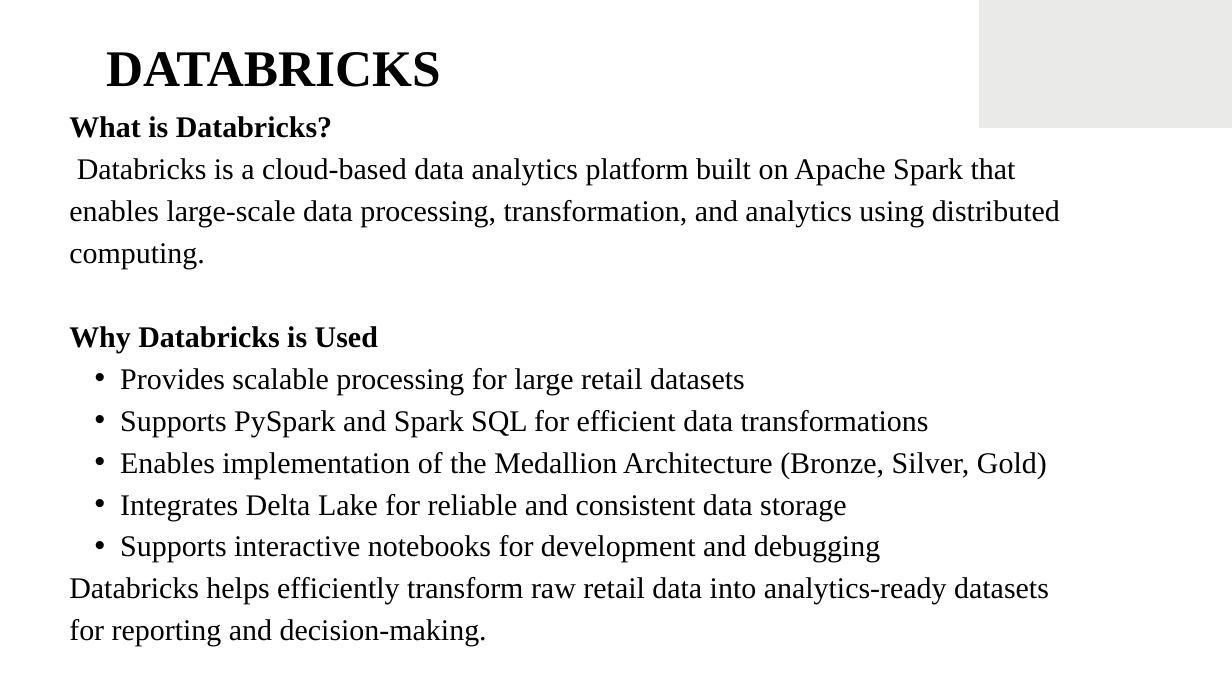
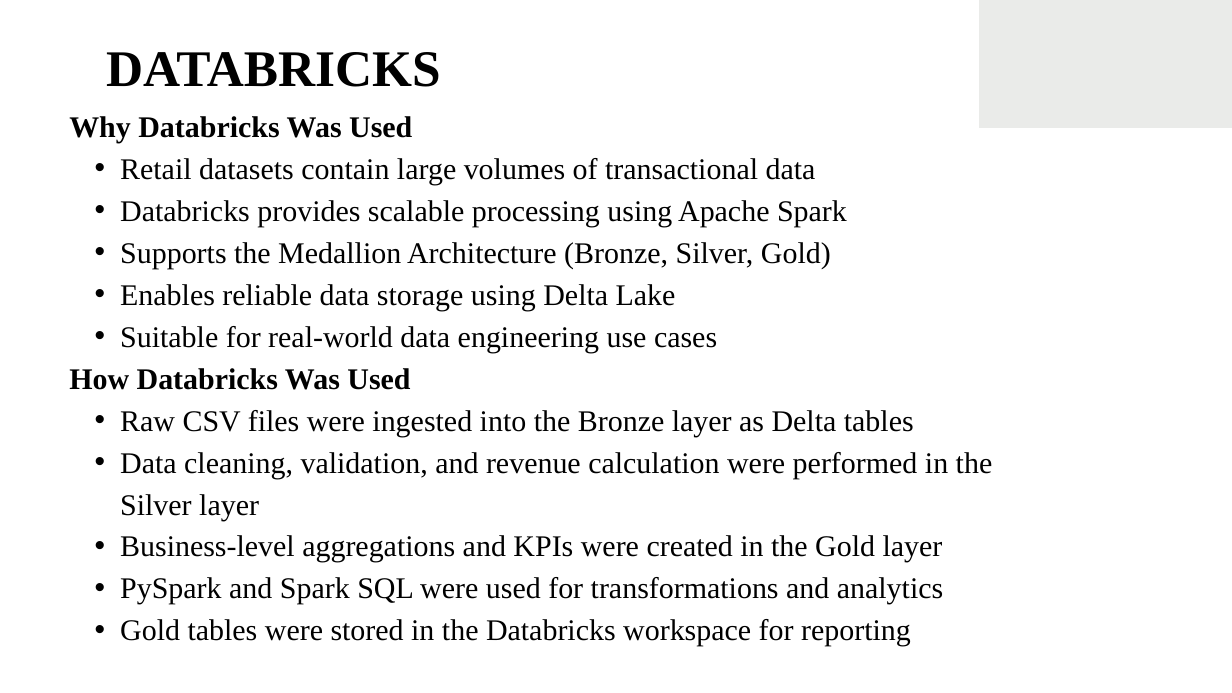
Before and after one commit to MishaGanji/Chubb_assignments, a slide deck: slide 11 of CapstoneProject/Presentation.pptx. Drawn at 1232x693 pixels with LibreOffice and Linux fonts; fonts in the diff are those of the drawing. Boxes give left, top, right and bottom in pixels: in the first picture for what was removed or moved away, otherwise in the second. Text is boxed around its words. In the diff, an @@ line names an element or a change of style, - is before the commit and + after.

```diff
--- a/CapstoneProject/Presentation.pptx
+++ b/CapstoneProject/Presentation.pptx
@@ text at (x1=69, y1=116, x2=993, y2=646): text changed @@
-What is Databricks?
-Databricks is a cloud-based data analytics platform built on Apache Spark that enables large-scale data processing, transformation, and analytics using distributed computing.
-Why Databricks is Used
-  • Provides scalable processing for large retail datasets
-  • Supports PySpark and Spark SQL for efficient data transformations
-  • Enables implementation of the Medallion Architecture (Bronze, Silver, Gold)
-  • Integrates Delta Lake for reliable and consistent data storage
-  • Supports interactive notebooks for development and debugging
-Databricks helps efficiently transform raw retail data into analytics-ready datasets for reporting and decision-making.
+Why Databricks Was Used
+  • Retail datasets contain large volumes of transactional data
+  • Databricks provides scalable processing using Apache Spark
+  • Supports the Medallion Architecture (Bronze, Silver, Gold)
+  • Enables reliable data storage using Delta Lake
+  • Suitable for real-world data engineering use cases
+How Databricks Was Used
+  • Raw CSV files were ingested into the Bronze layer as Delta tables
+  • Data cleaning, validation, and revenue calculation were performed in the Silver layer
+  • Business-level aggregations and KPIs were created in the Gold layer
+  • PySpark and Spark SQL were used for transformations and analytics
+  • Gold tables were stored in the Databricks workspace for reporting
```
Also in this commit, not shown: 4 other slides changed, 10 other files.
